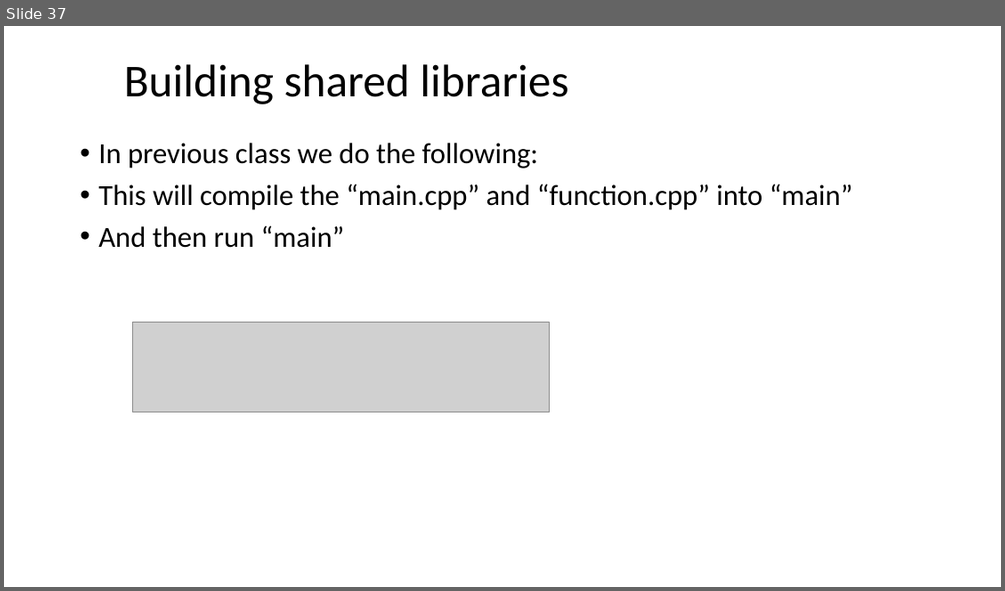
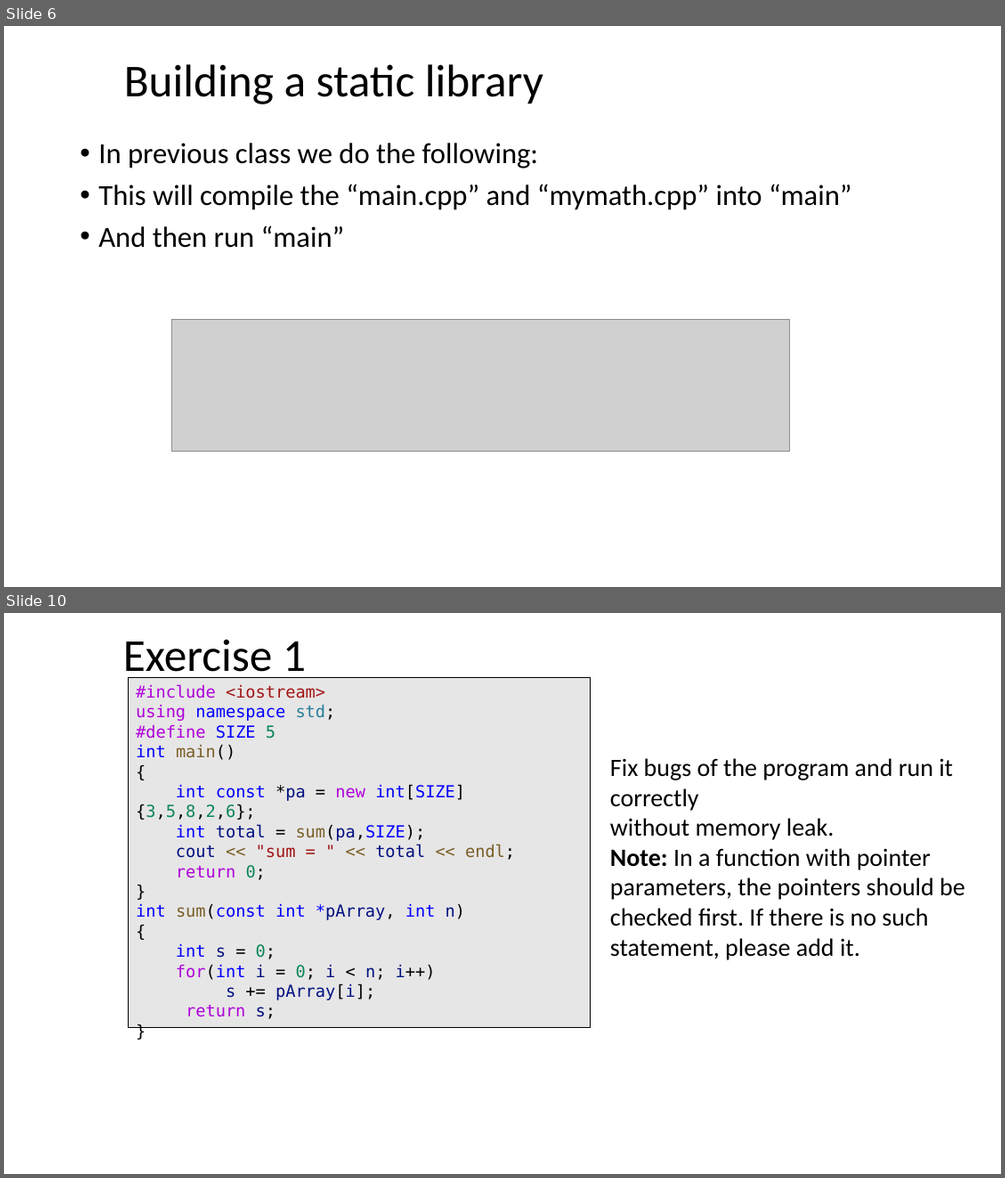
Before and after one commit to ShiqiYu/CPP, a slide deck: week06/Lab06.pptx. Shown one above the other, each under a label of ours: slide 37 before the commit, slides 6 and 10 after it; the slides between them are not shown. The pictures are 1005x591 and 1005x1178 pixels, drawn with LibreOffice and Linux fonts; fonts in the diff are those of the drawing; grey boxes stand for pictures; background and template pictures are left out. Boxes give left, top, right and bottom in pixels: in the first picture for what was removed or moved away, otherwise in the second. Text is boxed around its words. In the diff, an @@ line names an element or a change of style, - is before the commit and + after.

```diff
--- a/week06/Lab06.pptx
+++ b/week06/Lab06.pptx
@@ slide 10 added at box(4, 613, 1001, 1174), background #FFFFFF @@
@@ title added at box(123, 639, 306, 682), 44 pt, text #000000 @@
+Exercise 1
@@ rectangle added at box(129, 678, 591, 1028), fill #E7E6E6, outline #000000 0.75 pt, 16 pt, text #0000FF @@
+#include <iostream>
+using namespace std;
+#define SIZE 5
+int main()
+{
+int const *pa = new int[SIZE]{3,5,8,2,6};
+int total = sum(pa,SIZE);
+cout << "sum = " << total << endl;
+return 0;
+}
+int sum(const int *pArray, int n)
+{
+int s = 0;
+for(int i = 0; i < n; i++)
+s += pArray[i];
+return s;
+}
@@ text added at box(610, 758, 965, 960), 24 pt, text #000000 @@
+Fix bugs of the program and run it correctly
+without memory leak.
+Note: In a function with pointer parameters, the pointers should be checked first. If there is no such statement, please add it.
@@ what was slide 37 is now slide 6 @@
@@ slide 6 changed as well @@
@@ title at box(124, 64, 543, 104): text changed @@
-Building shared libraries
+Building a static library
@@ text at box(98, 184, 852, 210): text changed @@
-• This will compile the “main.cpp” and “function.cpp” into “main”
+• This will compile the “main.cpp” and “mymath.cpp” into “main”
@@ picture removed at box(133, 321, 549, 412) @@
@@ picture added at box(172, 320, 790, 451) @@
```
Also in this commit, not shown: 3 other slides changed, 8 other slides added, 40 slides removed, 4 other files.
